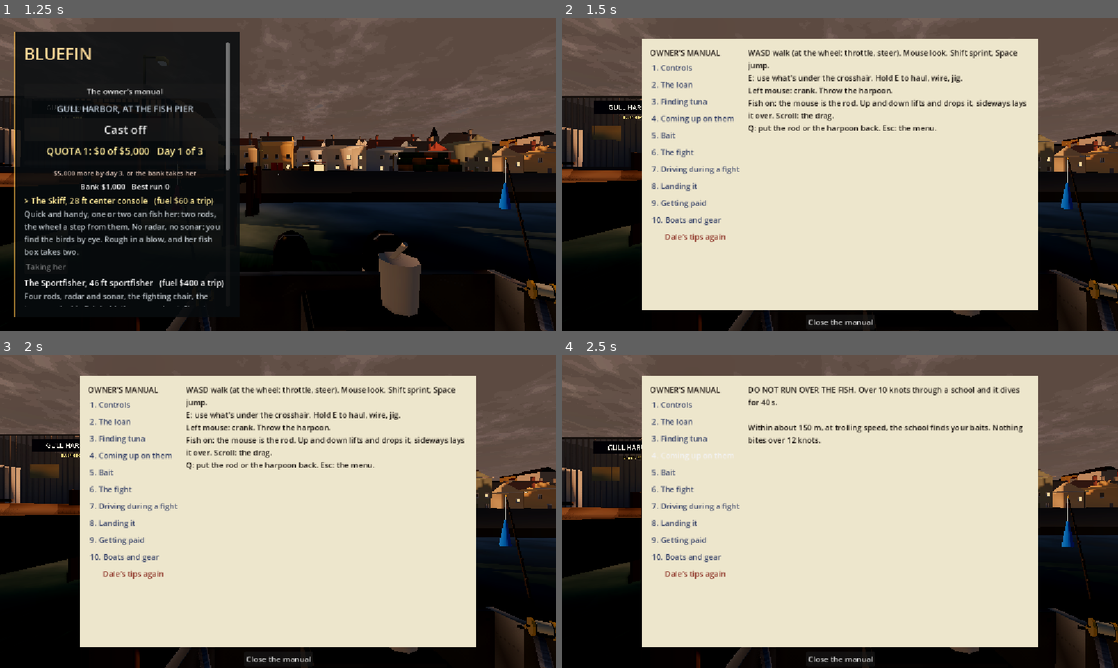
Above: before the commit, frames 1-4 (two rows, left to right).
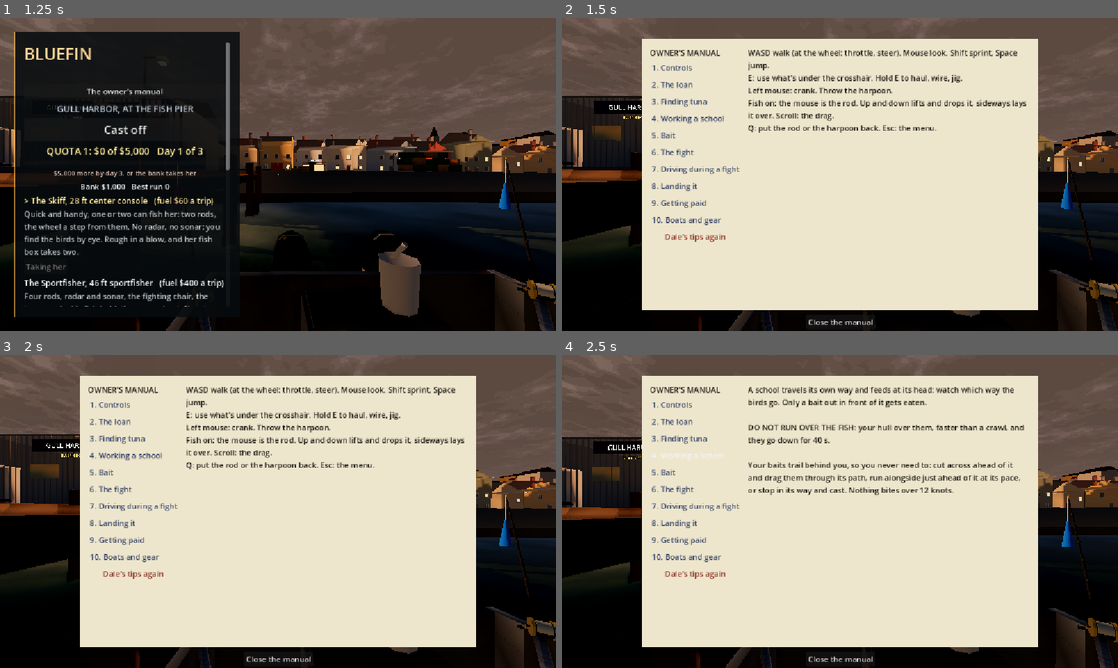
Above: after the commit, the same moments.

Repository: Kortev/Gull-Harbor
Game: Godot game, scene res://sea/sea.tscn
The game is run twice, just before and just after one commit, with the same random seed, the same clock (stepped at 60 frames per second) and the same inputs.
Inputs (mouse positions are in pixels of both pictures, inside the frame that each line leads up to):
- Up to frame 1 (1.25 s): move the mouse to (400, 158) at 0.52 s; hold D (move_right) from 0.53 s (still down); hold - (dev_panel) from 0.53 s (still down); click (400, 158) at 0.67 s; tap Space (jump) at 0.77, 1.07 s
- Up to frame 2 (1.5 s): release D (move_right) at 1.25 s; release - (dev_panel) at 1.25 s; click "The owner's manual" at 1.25 s
- Up to frame 3 (2 s): no input
- Up to frame 4 (2.5 s): click (695, 455) at 2 s, where only the run before the commit has a clickable "4. Coming up on them"

Frame 1 is identical in both runs. In frame 2, 0.2% of the frame differs, in the area x 17-31%, y 30-34%; in frame 3, 0.2%; in frame 4, 3.2%, in the area x 17-84%, y 10-46%.

Commit message:
Work a school: it goes its own way and feeds at its head; run over it and it goes down
A school no longer swims to your baits. It travels its own heading and eats only a bait out in front of its head;
her hull over it faster than a crawl (about 2.5 knots) puts it down for 40 s (the birds go up high, the water
stops busting). The baits trail behind her, so the captain sets up a pass: cut across its nose, run alongside just
ahead of it, or stop in its way and cast. Chum still pulls a school in, and one working a slick eats all round.
Dale's tip and the manual teach the pass; tests/pass_test covers it; the trip bot runs alongside instead of at it.
(The hull test's heavy-weather limit is 0.45 m for the sharper swell.)

Co-Authored-By: Claude Opus 5.5 <noreply@anthropic.com>

Diff:
--- a/tests/hull_test.gd
+++ b/tests/hull_test.gd
@@ -3,7 +3,7 @@
 ## the water rises past her rail (the sheer, art/boat.py), all the way round the hull and across the transom.
 ## Run: godot --headless --path . res://tests/hull_test.tscn -- --weather=storm
 ## Passes when, in a storm, a crest slops over her rail under 5% of the time and by under half a metre; under 2%
-## and 0.3 m in heavy weather; never in anything calmer. (Inside her the sea is drawn pushed down under the deck,
+## and 0.45 m in heavy weather (the sharper swell, 2026-10-30); never in anything calmer. (Inside her the sea is drawn pushed down under the deck,
 ## ocean.gdshader's hull, so what comes over is a slap at the rail, not a wave through the cockpit.)
 
 const Sea := preload("res://sea/sea.gd")
@@ -61,7 +61,7 @@
 		if sea.condition == "storm":
 			ok = share < 0.05 and worst < 0.5
 		elif sea.condition == "heavy":
-			ok = share < 0.02 and worst < 0.3
+			ok = share < 0.02 and worst < 0.45
 		print("HULL %s: over the rail %.1f%% of the time, worst %.2f m (closest the rest of the time: see worst<0)" % [sea.condition, share * 100.0, worst])
 		print("HULL TEST " + ("PASSED" if ok else "FAILED"))
 		get_tree().quit(0 if ok else 1)
--- /dev/null
+++ b/tests/pass_test.gd
@@ -0,0 +1,63 @@
+extends Node
+## Working a school (tuna/schools.gd): it travels its own way and feeds at its head, so a bait eats only out in front
+## of it, not behind it or off to the side; her baits don't pull it to them; run her hull over it and it goes down,
+## slow or not (only a crawl doesn't); working a slick it eats all round.
+## Run: godot --headless --path . res://tests/pass_test.tscn
+
+const Sea := preload("res://sea/sea.gd")
+
+var sea: Sea
+var failed := 0
+
+
+func _ready() -> void:
+	sea = (load("res://sea/sea.tscn") as PackedScene).instantiate() as Sea
+	add_child(sea)
+	await get_tree().process_frame
+	var schools: Node = sea.schools
+	schools.set("_next", 9999.0)
+	sea.fish_hold.head_out()
+	await get_tree().process_frame
+	var t: float = schools.now()
+	var seed := 1
+	for k in range(1, 500):
+		if Sea.Schools.hash1(float(k % 977), 3.7) >= Sea.Schools.BAIT_ONLY:
+			seed = k
+			break
+	# a school 300 m off her, heading east at 1.5 m/s
+	var at := sea.boat.helm.at + Vector2(0.0, -300.0)
+	schools._start(7, seed, t, at, Vector2(1, 0), 1.5, 200.0)
+	var s = schools.schools[-1]
+	var c: Vector2 = s.center(t)
+	var r: float = s.radius
+	_check(s.eats_at(c + Vector2(r + 10.0, 0.0), t), "a bait out in front of its head gets eaten")
+	_check(not s.eats_at(c - Vector2(r + 10.0, 0.0), t), "one behind it doesn't")
+	_check(not s.eats_at(c + Vector2(0.0, r + 25.0), t), "nor one well off to its side")
+	# her baits don't pull it: left alone it goes its own way
+	var was: Vector2 = s.center(schools.now())
+	schools._drawing()
+	await get_tree().create_timer(2.0).timeout
+	var went: Vector2 = s.center(schools.now()) - was
+	_check(went.normalized().dot(Vector2(1, 0)) > 0.9, "it keeps its own heading (%.1f, %.1f)" % [went.x, went.y])
+	# a crawl over it doesn't put it down; trolling speed over it does
+	var helm: Node = sea.boat.helm
+	helm.set("at", s.center(schools.now()))
+	helm.set("speed", 0.6)
+	schools._spooking()
+	_check(s.spooked_until < schools.now(), "a crawl over it doesn't put it down")
+	helm.set("speed", 2.5)
+	schools._spooking()
+	_check(s.spooked_until > schools.now(), "her hull over it at trolling speed puts it down")
+	# working a slick (going nowhere) it eats all round
+	schools._start(8, seed, schools.now(), at + Vector2(0, -200), Vector2(1, 0), 0.0, 200.0)
+	var w = schools.schools[-1]
+	var wc: Vector2 = w.center(schools.now())
+	_check(w.eats_at(wc - Vector2(w.radius + 3.0, 0.0), schools.now()), "a school going nowhere eats all round")
+	print("PASS TEST %s" % ("PASSED" if failed == 0 else "FAILED"))
+	get_tree().quit(1 if failed else 0)
+
+
+func _check(ok: bool, what: String) -> void:
+	if not ok:
+		failed += 1
+		print("FAIL ", what)
--- /dev/null
+++ b/tests/pass_test.tscn
@@ -0,0 +1,6 @@
+[gd_scene load_steps=2 format=3]
+
+[ext_resource type="Script" path="res://tests/pass_test.gd" id="1"]
+
+[node name="PassTest" type="Node"]
+script = ExtResource("1")
--- a/tests/trip_test.gd
+++ b/tests/trip_test.gd
@@ -105,8 +105,8 @@
 		await get_tree().process_frame
 		t += get_process_delta_time()
 		if sea.schools.schools.has(school):
-			_steer_to(_school_xz(school))
-		_hold("move_forward", sea.boat.helm.speed < 1.5)
+			_steer_to(_alongside(school))
+		_hold("move_forward", sea.boat.helm.speed < maxf(float(school.speed), 1.0) + 0.3)
 		for r in sea.rods.rods:
 			if r.hooked:
 				hooked = r.index
@@ -223,6 +223,17 @@
 	_done()
 
 
+## Where to put her to work school s: off to one side and a bit ahead of it, so the baits trailing behind her lie
+## across its head (a captain setting up a pass, without running over it).
+func _alongside(s) -> Vector2:
+	var c: Vector2 = _school_xz(s)
+	var h: Vector2 = s.heading
+	var side := Vector2(-h.y, h.x)
+	if (sea.boat.helm.at - c).dot(side) < 0.0:
+		side = -side
+	return c + h * (float(s.radius) + 40.0) + side * (float(s.radius) + 4.0)
+
+
 func _school_xz(s) -> Vector2:
 	return s.center(sea.schools.now())
 
--- a/tests/wait_test.gd
+++ b/tests/wait_test.gd
@@ -82,13 +82,13 @@
 	hold.well = FishHold.WELL_MAX
 	sea.jig._ask_mackerel_as(1)
 	_check(hold.well == FishHold.WELL_MAX, "not past a full well")
-	# get near a school and slow down, and it finds the baits
+	# a school near her baits doesn't come to them: it goes its own way (putting the baits across its head is her job)
 	var at0: Vector2 = helm.get("at")
 	sea.schools._start(55, 11, sea.schools.now(), at0 + Vector2(0.0, -90.0), Vector2(1, 0), 1.5, 200.0, 200.0)
 	var near = sea.schools.schools[sea.schools.schools.size() - 1]
 	sea.schools._drawing()
-	_check(near.drawn_to == sea.schools.spread_heart() and near.speed == Schools.DRAW,
-			"a school 90 m off finds her baits while she's slow")
+	_check(near.drawn_to == Vector2.INF and near.heading == Vector2(1, 0),
+			"a school 90 m off goes its own way, not to her baits")
 	near.life = 0.0
 	await get_tree().process_frame
 	# chum: a school 350 m off comes up the slick and stays on it, working
--- a/tuna/schools.gd
+++ b/tuna/schools.gd
@@ -10,12 +10,12 @@
 ## working little bait with no tuna under them (BAIT_ONLY of flocks: not worth the run), or sitting on the water
 ## because the tuna have gone down (they feed in spells, SPELL s at a time: wait and they'll come up). Call a flock
 ## and it's marked on the radar for everyone (call_out); the radar itself paints birds in the air within its range
-## (tuna/radar.gd), and the sonar marks what's right under her. Run her to them, then troll the baits through: a feeding school over a bait eats it now
-## and then (rods.gd hooks the fish, host only, strike()), but not with the baits skipping behind her at speed
-## (BITE_SPEED), and run her right through a school fast and it goes down (SPOOK).
-##
-## Get near one and slow down, and it finds your baits: a school within FIND of the spread while she's going slow enough
-## to fish comes to it (DRAW m/s) and works round it, following as she trolls.
+## (tuna/radar.gd), and the sonar marks what's right under her. Run her to them, then set up a pass: a school
+## travels its own way and feeds at its head, so a bait gets eaten (rods.gd hooks the fish, host only, strike()) only
+## where it's out in front of the school (AHEAD m ahead of its middle, within its width and a bit: SIDE), never with
+## the baits skipping behind her at speed (BITE_SPEED). The baits trail behind her, so she never needs to go over the
+## fish: cut across its nose and drag them through, run alongside just ahead of it, or stop in its path and cast.
+## Run her hull over a school faster than a crawl (DOWN_SPEED) and it goes down (SPOOK s).
 ##
 ## Or bring them to you: chum (boat/chum.gd) lays a slick back through the baits, and while it's fresh (SLICK) a
 ## school within SLICK_PULL of it comes up it (DRAW m/s) and stays on it, working, as long as the chum keeps coming;
@@ -43,6 +43,13 @@
 const BITE_SPEED := 6.0
 const SPOOK_SPEED := 5.0
 const SPOOK := 40.0
+## Her hull over a school (within its width and DOWN_REACH m) going faster than this (m/s, about 2.5 knots) puts it down.
+const DOWN_SPEED := 1.3
+const DOWN_REACH := 6.0
+## Where a travelling school eats: from AHEAD.x m behind its middle to AHEAD.y m ahead of its edge, within SIDE m of its
+## edge to either side. Working a slick (not going anywhere) it eats all round.
+const AHEAD := Vector2(4.0, 22.0)
+const SIDE := 8.0
 ## The chum slick: how long a scoop keeps it fresh (s), how far off a school smells it (m), how fast it comes up it
 ## (m/s), where new ones turn up while it's fresh (m from it), and how long one stays on it after the last scoop (s).
 const SLICK := 90.0
@@ -186,7 +193,7 @@
 			var bait: Vector3 = r.get("line_end")
 			# (a fresh bait more than a washed-out one, a live mackerel most: rods.gd's bite_odds)
 			var odds := chance * float(spread.call("bite_odds", int(r.get("index"))))
-			if Vector2(bait.x, bait.z).distance_to(c) < s.radius + 6.0 and randf() < delta * odds:
+			if s.eats_at(Vector2(bait.x, bait.z), t) and randf() < delta * odds:
 				spread.call("strike", int(r.get("index")), clampf(s.kg * randf_range(0.8, 1.2), Tuna.MIN_KG,
 						Tuna.MAX_KG))
 
@@ -202,24 +209,20 @@
 	return now() - slick_t < SLICK
 
 
-## Host, every second: schools near her baits while she's slow find them and work round them (following her as she
-## trolls); schools that smell a fresh slick come up it and stay on it while the chum keeps coming.
+## Host, every second: schools that smell a fresh slick come up it and stay on it while the chum keeps coming. (Her
+## baits don't pull them: a school goes its own way, and it's her job to put the baits across its head.)
 func _drawing() -> void:
 	var t := now()
-	var fishing := absf(boat_speed()) < BITE_SPEED and not _docked()
-	var heart := spread_heart()
 	for s in schools:
 		if s.bait_only or s.scattering(t) > 0.0 or t < s.spooked_until:
 			continue
 		var c := s.center(t)
-		# the slick first (it pulls from further off), else her baits if it's near them
+		# the slick
 		var to := Vector2.INF
 		var chummed := false
 		if slick_fresh() and c.distance_to(slick) < SLICK_PULL:
 			to = slick
 			chummed = true
-		elif fishing and c.distance_to(heart) < FIND:
-			to = heart
 		if to == Vector2.INF:
 			if s.drawn_to != Vector2.INF and not s.chummed:
 				# she's gone off and left it: it cruises on its way again
@@ -278,14 +281,16 @@
 			s.life = life
 
 
-## Host: run her fast right through a school and it goes down.
+## Host: run her hull over a school (faster than a crawl) and it goes down: over it fast, from further out.
 func _spooking() -> void:
-	if absf(boat_speed()) < SPOOK_SPEED:
+	var v := absf(boat_speed())
+	if v < DOWN_SPEED:
 		return
 	var t := now()
 	var at := boat_at()
+	var reach := DOWN_REACH + (9.0 if v > SPOOK_SPEED else 0.0)
 	for s in schools:
-		if s.spooked_until < t and not s.bait_only and s.center(t).distance_to(at) < s.radius + 15.0:
+		if s.spooked_until < t and not s.bait_only and s.center(t).distance_to(at) < s.radius + reach:
 			var until := t + SPOOK
 			if Net.in_session():
 				_spook.rpc(s.id, until)
@@ -497,6 +502,18 @@
 
 	## Feeding: in spells of a few seconds, more often than not; not once its birds are scattering, nor while it's
 	## down after a boat ran through it.
+	## Whether a bait at world p is where it feeds now: out in front of its head, or anywhere round it while it's
+	## working a slick (going nowhere).
+	func eats_at(p: Vector2, t: float) -> bool:
+		var c := center(t)
+		var rel := p - c
+		if speed < 0.2 or t >= t0 + run:
+			return rel.length() < radius + 6.0
+		var ahead := rel.dot(heading)
+		var across := absf(rel.dot(Vector2(-heading.y, heading.x)))
+		return ahead > -AHEAD.x and ahead < radius + AHEAD.y and across < radius + SIDE
+
+
 	func feeding(t: float) -> bool:
 		if t < spooked_until or scattering(t) > 0.0:
 			return false
--- a/ui/manual.gd
+++ b/ui/manual.gd
@@ -19,8 +19,11 @@
 		+ "- Birds sitting on the water: tuna down. They come up again. Wait.\n"
 		+ "- Gulls over little splashes: no tuna. About a third of flocks.\n\n"
 		+ "The sportfisher's radar paints birds in the air out to 1.5 km. It can't tell gulls from tuna birds."],
-	["4. Coming up on them", "DO NOT RUN OVER THE FISH. Over 10 knots through a school and it dives for 40 s.\n\n"
-		+ "Within about 150 m, at trolling speed, the school finds your baits. Nothing bites over 12 knots."],
+	["4. Working a school", "A school travels its own way and feeds at its head: watch which way the birds go. "
+		+ "Only a bait out in front of it gets eaten.\n\n"
+		+ "DO NOT RUN OVER THE FISH: your hull over them, faster than a crawl, and they go down for 40 s.\n\n"
+		+ "Your baits trail behind you, so you never need to: cut across ahead of it and drag them through its "
+		+ "path, run alongside just ahead of it at its pace, or stop in its way and cast. Nothing bites over 12 knots."],
 	["5. Bait", "Baits wash out in 5 minutes (live ones 10) and get a quarter of the bites. E on the rod for a "
 		+ "fresh one.\n\n"
 		+ "Live mackerel (the live-bait well, $1,500): half as many bites again. Hold E on the jig rod, slowed "
--- a/ui/tips.gd
+++ b/ui/tips.gd
@@ -17,7 +17,7 @@
 const TIPS := {
 	"out": "Dale, from the bank. Tuna feed under birds. Find a flock.",
 	"flock": "Diving birds, white water? Bluefin. Go. Birds sitting? Wait for them.",
-	"fast": "Easy! Under 10 knots near the birds, or they dive.",
+	"fast": "Don't run over them, they'll go down. Get out ahead, slow down, drag your baits across their nose.",
 	"bite": "That's a reel screaming. Grab the rod!",
 	"fight": "Reel screaming? Hands off. Grinding? Pump: lift slow, wind as you drop. He jumps, drop the tip.",
 	"alone": "Alone? Rod in the holder, Q. Steer, then grab it again.",
@@ -202,13 +202,15 @@
 	var spotter: Node = sea.get("spotter")
 	if spotter != null and spotter.get("_looking") != null:
 		show_tip("flock")
-	# coming up on birds too fast
-	if speed > 4.5:
-		var at: Vector2 = helm.get("at")
-		for s: Node in schools.get("schools"):
-			if not bool(s.get("bait_only")) and (s.call("center", now) as Vector2).distance_to(at) < 350.0:
-				show_tip("fast")
-				break
+	# coming up on birds to fish them, or putting a school down by running over it
+	var at: Vector2 = helm.get("at")
+	for s: Node in schools.get("schools"):
+		if bool(s.get("bait_only")):
+			continue
+		var d := (s.call("center", now) as Vector2).distance_to(at)
+		if (speed > 4.5 and d < 350.0) or (float(s.get("spooked_until")) > now and d < 120.0):
+			show_tip("fast")
+			break
 	# a fish on
 	var on := false
 	var mine: Node = rods.call("held_by", me)
Not shown, changed: docs/FEATURES.md
Not shown, changed: docs/VOICE_LINES.md
